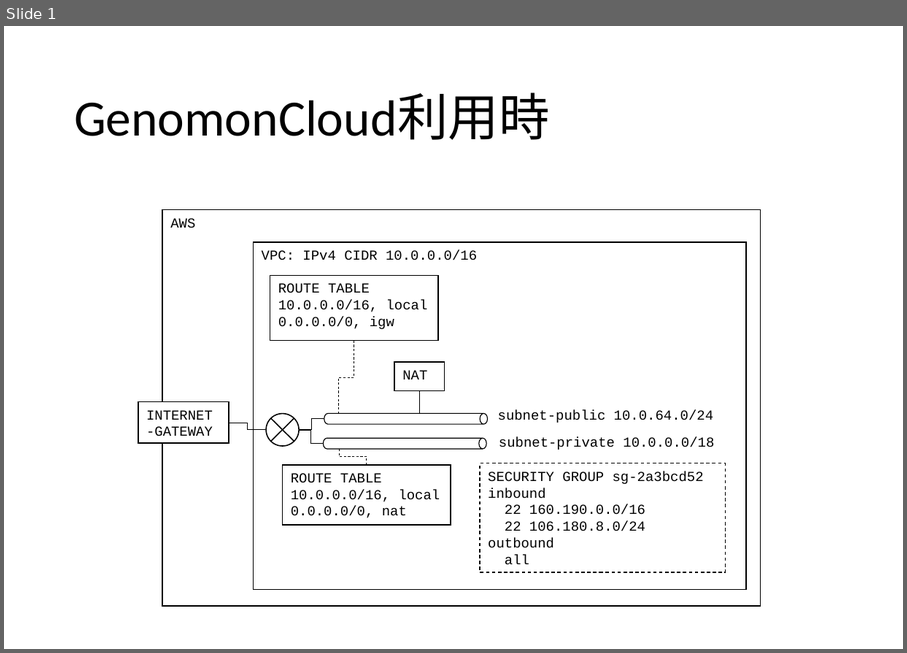
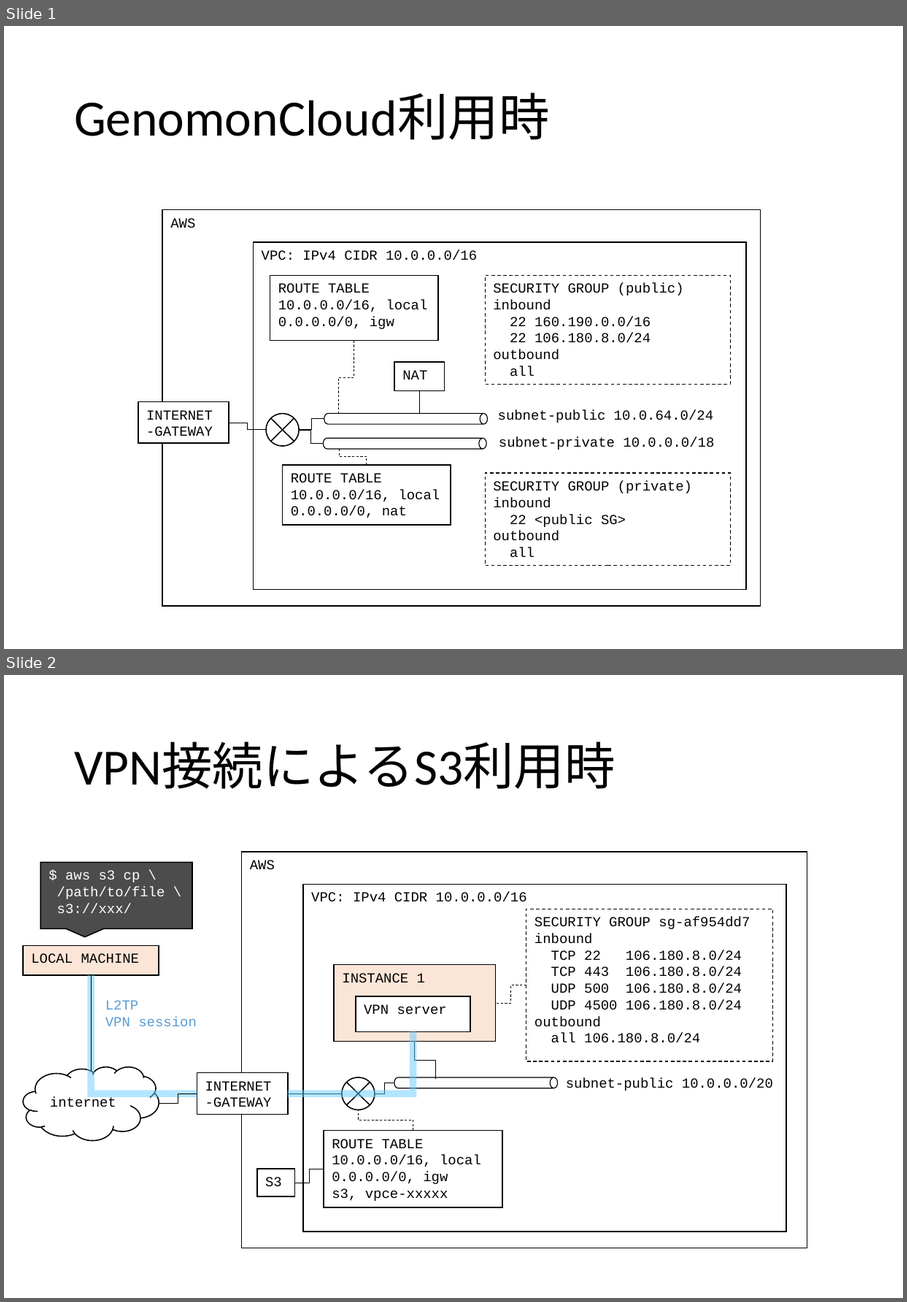
Before and after one commit to ncc-ccat-gap/aws_cloud_template, a slide deck: img/VPC構成.pptx. Shown one above the other, each under a label of ours: slide 1 before the commit, slides 1 and 2 after it. The pictures are 907x653 and 907x1302 pixels, drawn with LibreOffice and Linux fonts; fonts in the diff are those of the drawing. Boxes give left, top, right and bottom in pixels: in the first picture for what was removed or moved away, otherwise in the second. Text is boxed around its words. In the diff, an @@ line names an element or a change of style, - is before the commit and + after.

```diff
--- a/img/VPC構成.pptx
+++ b/img/VPC構成.pptx
@@ slide 2 added at [4,675,903,1298], background #FFFFFF @@
@@ title added at [74,742,616,789], 44 pt, text #000000 @@
+VPN接続によるS3利用時
@@ speech box added at [40,862,192,928], fill #000000 at 70% opacity, outline #000000 1 pt, 12 pt, text #FFFFFF @@
+$ aws s3 cp \
+/path/to/file \
+s3://xxx/
@@ rectangle added at [241,852,807,1248], outline #000000 1 pt, 12 pt, text #000000 @@
+AWS
@@ rectangle added at [304,885,787,1231], outline #000000 1 pt, 12 pt, text #000000 @@
+VPC: IPv4 CIDR 10.0.0.0/16
@@ rectangle added at [527,909,773,1061], outline #000000 0.75 pt dashed, 12 pt, text #000000 @@
+SECURITY GROUP sg-af954dd7
+inbound
+TCP 22 106.180.8.0/24
+TCP 443 106.180.8.0/24
+UDP 500 106.180.8.0/24
+UDP 4500 106.180.8.0/24
+outbound
+all 106.180.8.0/24
@@ rectangle added at [23,946,159,976], fill #FBE5D6, outline #000000 1 pt, 12 pt, text #000000 @@
+LOCAL MACHINE
@@ elbow line added from (197, 1093) to (91, 975), #66CCFF 6 pt @@
@@ elbow line added from (91, 975) to (91, 1071), #000000 0.5 pt @@
@@ rectangle added at [335,965,497,1041], fill #FBE5D6, outline #000000 1 pt, 12 pt, text #000000 @@
+INSTANCE 1
@@ text added at [105,1000,197,1026], 12 pt, text #5B9BD5 @@
+L2TP
+VPN session
@@ rectangle added at [356,996,470,1032], fill #FFFFFF, outline #000000 1 pt, 12 pt, text #000000 @@
+VPN server
@@ elbow line added from (527, 985) to (495, 1003), #000000 0.5 pt dashed @@
@@ elbow line added from (288, 1093) to (414, 1031), #66CCFF 6 pt @@
@@ elbow line added from (415, 1041) to (436, 1079), #000000 0.5 pt @@
@@ cloud added at [23,1067,159,1141], outline #000000 1 pt, 12 pt, text #000000 @@
+internet
@@ rectangle added at [197,1073,288,1114], fill #FFFFFF, outline #000000 1 pt, 12 pt, text #000000 @@
+INTERNET-GATEWAY
@@ flow chart summing junction added at [342,1077,375,1109], outline #000000 1 pt @@
@@ elbow line added from (375, 1093) to (395, 1083), #000000 0.5 pt @@
@@ cylinder added at [395,1078,558,1089], fill #FFFFFF, outline #000000 0.75 pt @@
@@ rectangle added at [427,1079,444,1087], fill #FFFFFF @@
@@ text added at [566,1078,773,1090], 12 pt, text #000000 @@
+subnet-public 10.0.0.0/20
@@ elbow line added from (159, 1104) to (197, 1093), #000000 0.5 pt @@
@@ elbow line added from (288, 1093) to (342, 1093), #000000 0.5 pt @@
@@ elbow line added from (414, 1130) to (359, 1110), #000000 0.5 pt dashed @@
@@ rectangle added at [324,1130,503,1206], outline #000000 1 pt, 12 pt, text #000000 @@
+ROUTE TABLE
+10.0.0.0/16, local
+0.0.0.0/0, igw
+s3, vpce-xxxxx
@@ rectangle added at [257,1169,295,1196], outline #000000 1 pt, 12 pt, text #000000 @@
+S3
@@ elbow line added from (295, 1182) to (324, 1169), #000000 0.5 pt @@
@@ slide 1 changed as well @@
@@ rectangle added at [486,275,732,384], outline #000000 0.75 pt dashed, 12 pt, text #000000 @@
+SECURITY GROUP (public)
+inbound
+22 160.190.0.0/16
+22 106.180.8.0/24
+outbound
+all
@@ rectangle "SECURITY GROUP (private)": place and size @@
-rectangle "SECURITY GROUP (private)" at [480,464,726,573]
+rectangle "SECURITY GROUP (private)" at [486,473,732,565]
@@ text in rectangle at [493,481,692,493]: text changed @@
-SECURITY GROUP sg-2a3bcd52
+SECURITY GROUP (private)
@@ text in rectangle at [510,514,626,527]: text changed @@
-22 160.190.0.0/16
-22 106.180.8.0/24
+22 <public SG>
```
Also in this commit, not shown: 4 other files.
